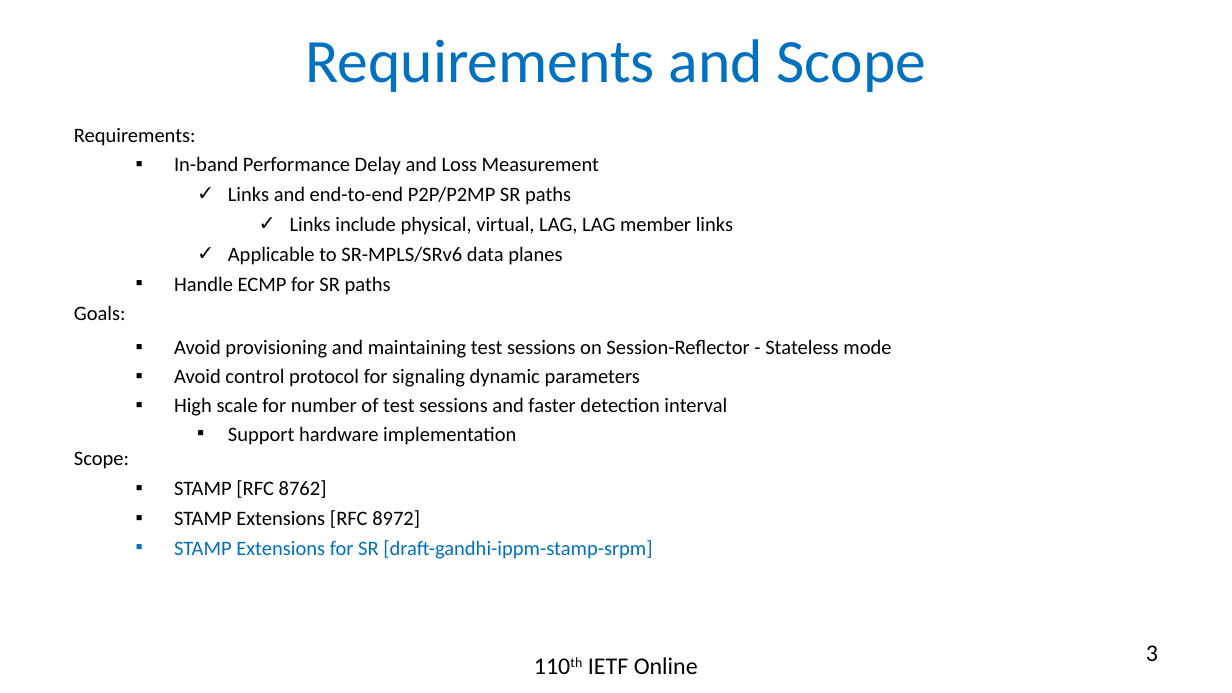
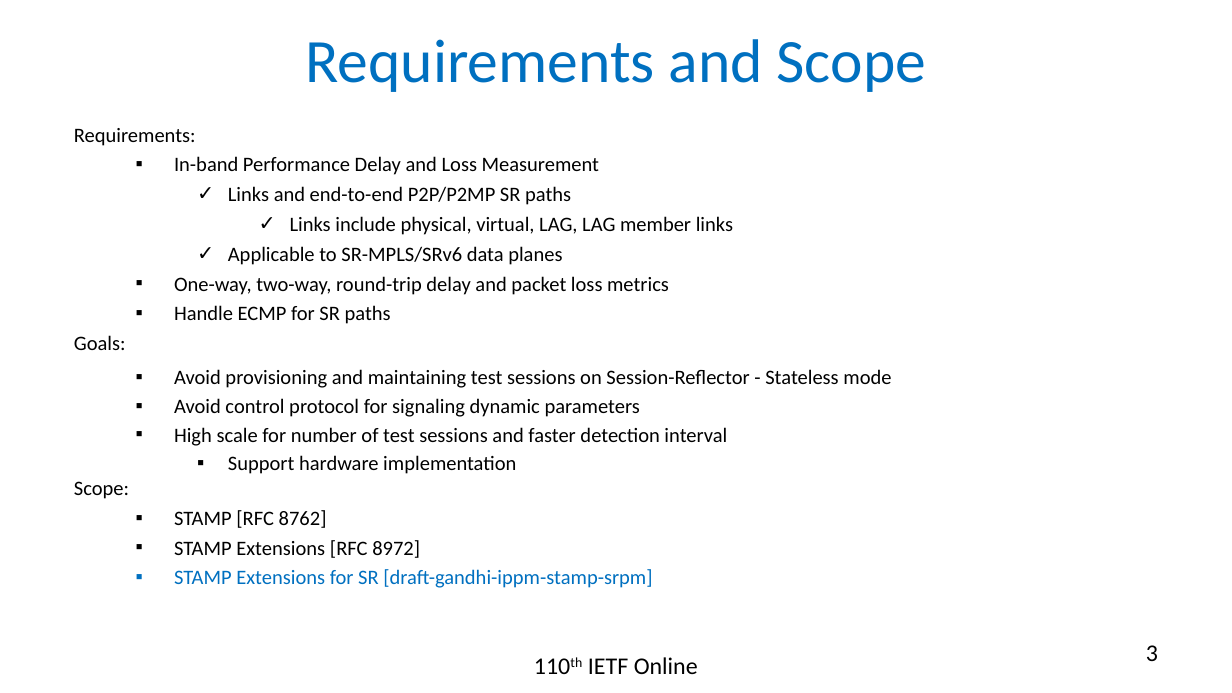
Before and after one commit to rakgandhi/ietf-slides, a slide deck: slide 3 of draft-gandhi-spring-stamp-srpm-05.pptx. Drawn at 1232x693 pixels with LibreOffice and Linux fonts; fonts in the diff are those of the drawing. Boxes give left, top, right and bottom in pixels: in the first picture for what was removed or moved away, otherwise in the second. Text is boxed around its words. In the diff, an @@ line names an element or a change of style, - is before the commit and + after.

```diff
--- a/draft-gandhi-spring-stamp-srpm-05.pptx
+++ b/draft-gandhi-spring-stamp-srpm-05.pptx
@@ text at [174, 276, 669, 295]: paragraph added @@
+  ▪ One-way, two-way, round-trip delay and packet loss metrics
```
Also in this commit, not shown: 3 other slides changed, 1 other file.
